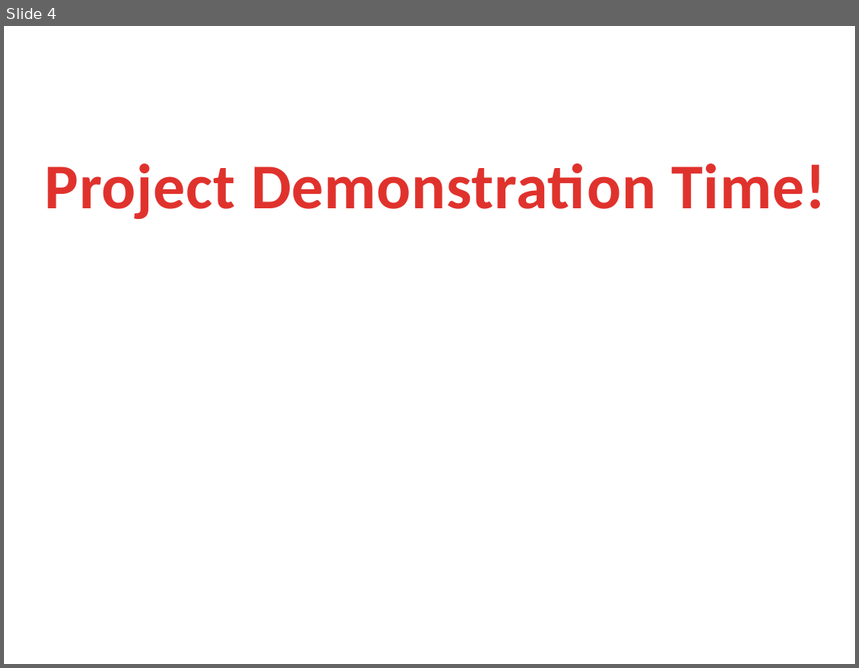
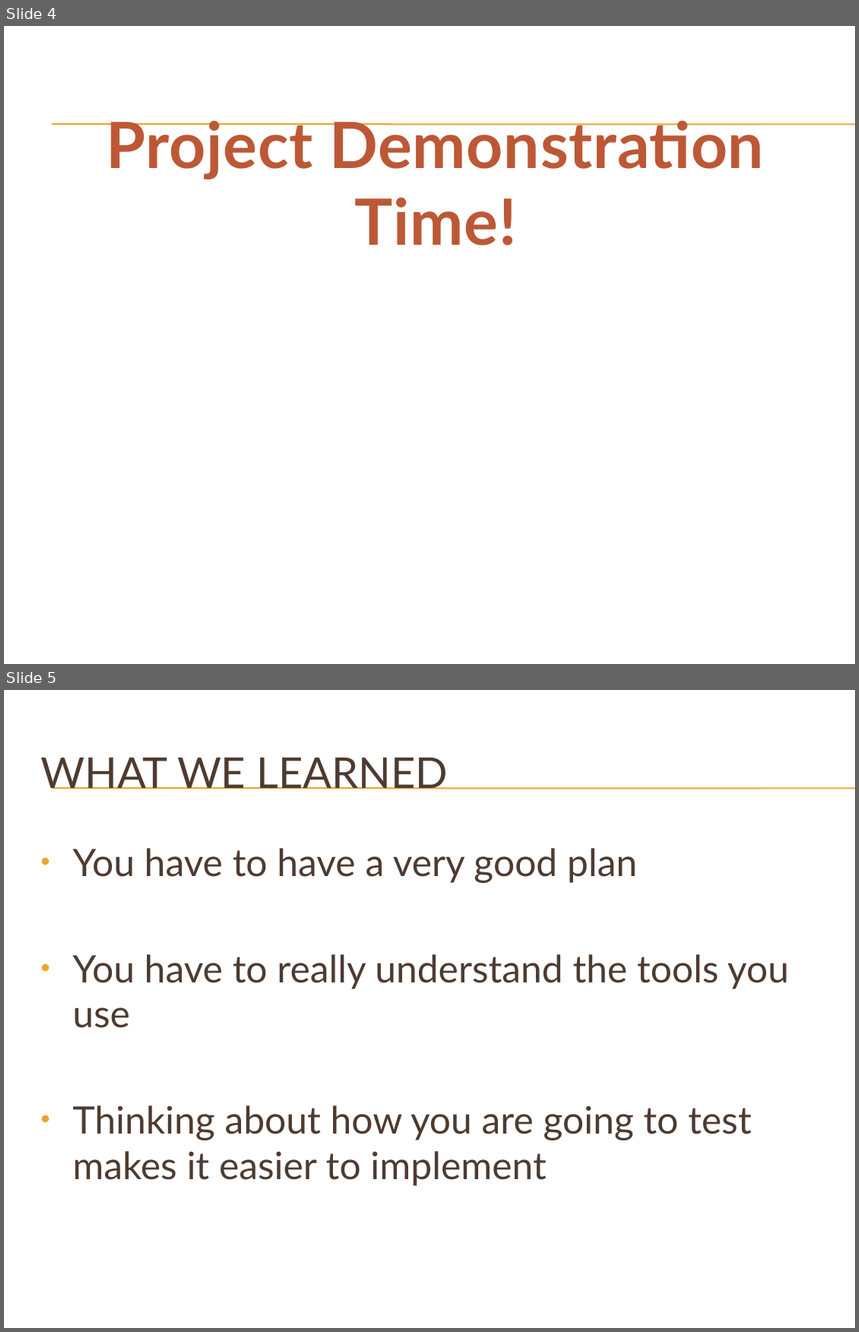
Before and after one commit to DBRTeam/Dirt_Bike_Racer, a slide deck: Documents/Dirt Bike Racer.pptx. Shown one above the other, each under a label of ours: slide 4 before the commit, slides 4 and 5 after it. The pictures are 859x668 and 859x1332 pixels, drawn with LibreOffice and Linux fonts; fonts in the diff are those of the drawing; background and template pictures are left out. Boxes give left, top, right and bottom in pixels: in the first picture for what was removed or moved away, otherwise in the second. Text is boxed around its words. In the diff, an @@ line names an element or a change of style, - is before the commit and + after.

```diff
--- a/Documents/Dirt Bike Racer.pptx
+++ b/Documents/Dirt Bike Racer.pptx
@@ slide 5 added at [4, 690, 855, 1328], background picture (left out); not listed: 2 template elements that a slide beside it also shows @@
@@ title added at [40, 758, 449, 790], 36 pt, text #4E3B30 @@
+WHAT WE LEARNED
@@ text added at [72, 848, 789, 1186], 32 pt, text #4E3B30 @@
+• You have to have a very good plan
+• You have to really understand the tools you use
+• Thinking about how you are going to test makes it easier to implement
@@ slide 4 changed as well @@
@@ text "Project Demonstration Time!": place and size @@
-text "Project Demonstration Time!" at [45, 164, 826, 219]
+text "Project Demonstration Time!" at [107, 120, 764, 246]
@@ text "Project Demonstration Time!" at [107, 120, 764, 246]: font Calibri to Lato, text colour gradient #E0322D to #A2201C to gradient #BD5836 to #893D23 @@
@@ line added from (52, 124) to (855, 124), #F0A22E 0.75 pt @@
@@ line added from (52, 125) to (855, 125), #F0A22E 0.75 pt @@
```
Also in this commit, not shown: 5 other slides changed.
